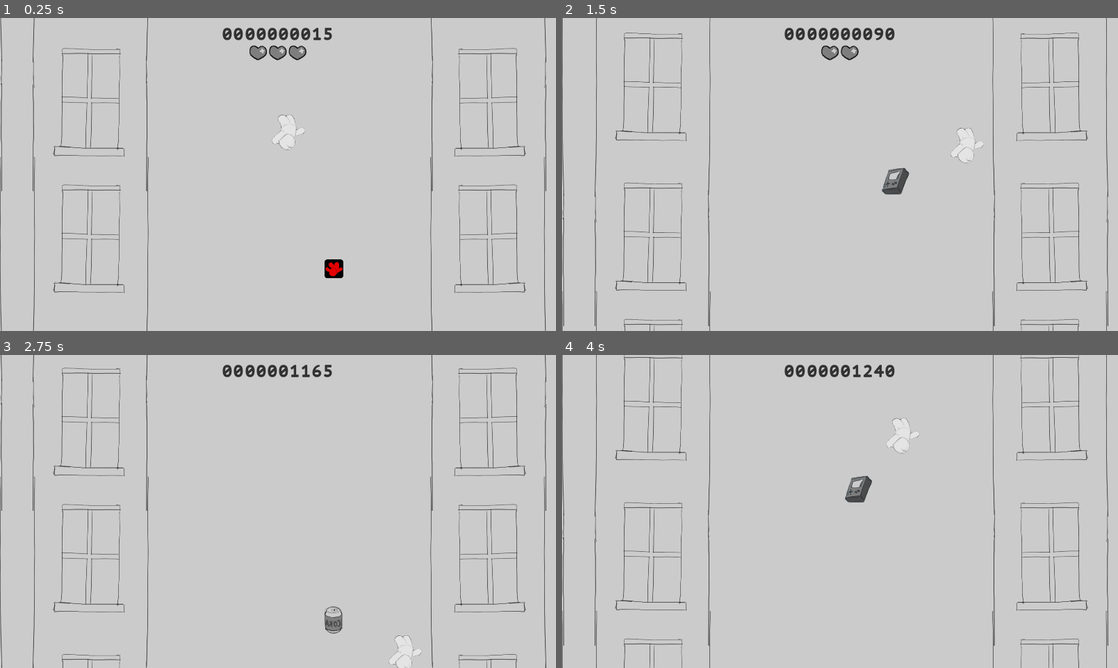
Above: before the commit, frames 1-4 (two rows, left to right).
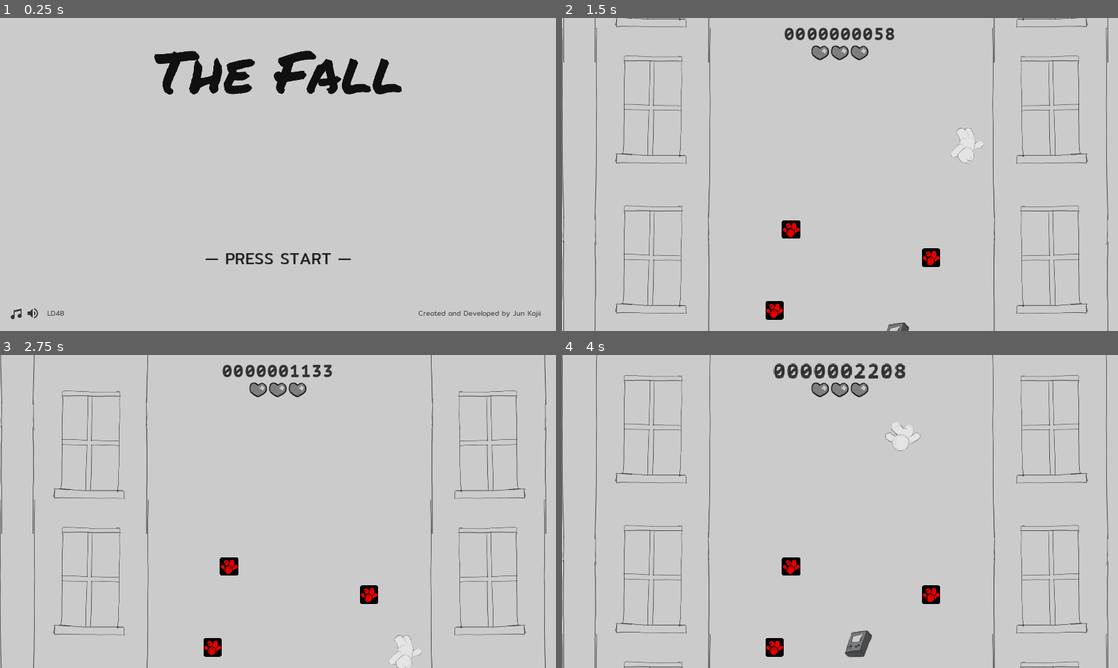
Above: after the commit, the same moments.

Repository: junkajii/LD48
Game: Godot game, scene res://src/ui/Menu.tscn
The game is run twice, just before and just after one commit, with the same random seed, the same clock (stepped at 60 frames per second) and the same inputs. Before the commit the project starts from res://Main.tscn. Sound files missing from this copy of the repository are replaced by a short silence.
Inputs (mouse positions are in pixels of both pictures, inside the frame that each line leads up to):
- Up to frame 1 (0.25 s): no input
- Up to frame 2 (1.5 s): tap Enter (ui_accept) at 0.5, 0.77, 0.8, 1.07, 1.35 s; move the mouse to (962, 158) at 0.52 s; hold D (ui_right) 0.53-1.28 s; tap End (ui_end) at 0.6 s; move the mouse to (728, 190) at 1.27 s; hold S (ui_down) from 1.28 s (still down)
- Up to frame 3 (2.75 s): tap Enter (ui_accept) at 1.52, 1.82, 2.3 s; tap End (ui_end) at 1.55, 2.1 s; move the mouse to (333, 442) at 2.02 s; release S (ui_down) at 2.03 s; hold D (ui_right) from 2.03 s (still down)
- Up to frame 4 (4 s): move the mouse to (812, 574) at 2.77 s; release D (ui_right) at 2.78 s; hold W (ui_up) 2.78-3.53 s; tap End (ui_end) at 2.85 s; tap Enter (ui_accept) at 3.02, 3.32, 3.6, 3.77 s; move the mouse to (1006, 558) at 3.52 s; hold A (ui_left) from 3.53 s (still down)

The runs differ from the first frame. In frame 1, 6.9% of the frame differs, in the area x 0-99%, y 0-100%; in frame 2, 5.0%; in frame 3, 4.8%; in frame 4, 5.9%.

Commit message:
🚧 WIP

Diff:
--- a/Enemy.gd
+++ b/Enemy.gd
@@ -1,7 +1,7 @@
 class_name Enemy
 extends Area2D
 
-const SPEED = 1000
+const SPEED = 0
 onready var audio_player = $AudioStreamPlayer2D
 
 func _process(delta):
--- /dev/null
+++ b/Enemy.tscn
@@ -0,0 +1,26 @@
+[gd_scene load_steps=5 format=2]
+
+[ext_resource path="res://icon.png" type="Texture" id=1]
+[ext_resource path="res://assets/audio/Hit_Hurt4.wav" type="AudioStream" id=2]
+[ext_resource path="res://Enemy.gd" type="Script" id=3]
+
+[sub_resource type="CircleShape2D" id=1]
+radius = 30.5694
+
+[node name="Enemy" type="Area2D"]
+position = Vector2( 1153.17, 1115.54 )
+monitoring = false
+collision_layer = 4
+script = ExtResource( 3 )
+
+[node name="Sprite" type="Sprite" parent="."]
+modulate = Color( 1, 0, 0, 1 )
+texture = ExtResource( 1 )
+
+[node name="CollisionShape2D" type="CollisionShape2D" parent="."]
+shape = SubResource( 1 )
+
+[node name="AudioStreamPlayer2D" type="AudioStreamPlayer2D" parent="."]
+stream = ExtResource( 2 )
+volume_db = -8.0
+autoplay = true
--- a/Main.tscn
+++ b/Main.tscn
@@ -1,18 +1,13 @@
-[gd_scene load_steps=12 format=2]
+[gd_scene load_steps=9 format=2]
 
 [ext_resource path="res://src/player/Player.tscn" type="PackedScene" id=1]
 [ext_resource path="res://assets/audio/LD48-theme.wav" type="AudioStream" id=2]
 [ext_resource path="res://Main.gd" type="Script" id=3]
-[ext_resource path="res://icon.png" type="Texture" id=4]
-[ext_resource path="res://Enemy.gd" type="Script" id=5]
-[ext_resource path="res://assets/audio/Hit_Hurt4.wav" type="AudioStream" id=6]
+[ext_resource path="res://Enemy.tscn" type="PackedScene" id=4]
 [ext_resource path="res://src/ui/StatusBar.tscn" type="PackedScene" id=10]
 [ext_resource path="res://building.png" type="Texture" id=12]
 [ext_resource path="res://ParallaxBackground.gd" type="Script" id=13]
 [ext_resource path="res://Spawner.tscn" type="PackedScene" id=14]
-
-[sub_resource type="CircleShape2D" id=1]
-radius = 30.5694
 
 [node name="Main" type="Node2D"]
 script = ExtResource( 3 )
@@ -49,19 +44,11 @@
 [node name="Spawner" parent="." instance=ExtResource( 14 )]
 position = Vector2( 0, 384 )
 
-[node name="Enemy" type="Area2D" parent="."]
-position = Vector2( 1153.17, 1115.54 )
-monitoring = false
-collision_layer = 4
-script = ExtResource( 5 )
+[node name="Enemy" parent="." instance=ExtResource( 4 )]
+position = Vector2( 1274.64, 827.215 )
 
-[node name="Sprite" type="Sprite" parent="Enemy"]
-modulate = Color( 1, 0, 0, 1 )
-texture = ExtResource( 4 )
+[node name="Enemy2" parent="." instance=ExtResource( 4 )]
+position = Vector2( 734.03, 1008.75 )
 
-[node name="CollisionShape2D" type="CollisionShape2D" parent="Enemy"]
-shape = SubResource( 1 )
-
-[node name="AudioStreamPlayer2D" type="AudioStreamPlayer2D" parent="Enemy"]
-stream = ExtResource( 6 )
-volume_db = -8.0
+[node name="Enemy3" parent="." instance=ExtResource( 4 )]
+position = Vector2( 791.429, 729.771 )
--- /dev/null
+++ b/SaveAndLoad.gd
@@ -0,0 +1,24 @@
+extends Node
+
+const SAVE_DATA_PATH = "res://debug/save/save_data.json"
+#const SAVE_DATA_PATH = "user://save_data.json"
+var save_data = {
+	highscore = 0
+}
+
+func save_data(save_data):
+	var json_string = to_json(save_data)
+	var save_file = File.new()
+	save_file.open(SAVE_DATA_PATH, File.WRITE)
+	save_file.store_line(json_string)
+	save_file.close()
+
+func load_data():
+	var save_file = File.new()
+	if not save_file.file_exists(SAVE_DATA_PATH):
+		return save_data
+
+	save_file.open(SAVE_DATA_PATH, File.READ)
+	var save_data = parse_json(save_file.get_as_text())
+	save_file.close()
+	return save_data
--- /dev/null
+++ b/debug/save/save_data.json
@@ -0,0 +1 @@
+{"highscore":12335}
--- /dev/null
+++ b/font-56.tres
@@ -0,0 +1,4 @@
+[gd_resource type="DynamicFontData" format=2]
+
+[resource]
+font_path = "res://assets/fonts/Mitr-Regular.ttf"
--- a/project.godot
+++ b/project.godot
@@ -27,7 +27,7 @@
 [application]
 
 config/name="LD48"
-run/main_scene="res://Main.tscn"
+run/main_scene="res://src/ui/Menu.tscn"
 boot_splash/image="res://LD48-logo.png"
 boot_splash/fullsize=false
 boot_splash/bg_color=Color( 0.133333, 0.133333, 0.133333, 1 )
@@ -36,6 +36,7 @@
 [autoload]
 
 Background="res://src/ui/Background.tscn"
+SaveAndLoad="*res://SaveAndLoad.gd"
 
 [display]
 
--- a/src/collectables/Coin.tscn
+++ b/src/collectables/Coin.tscn
@@ -5,6 +5,7 @@
 [ext_resource path="res://assets/audio/sfx-coin.wav" type="AudioStream" id=3]
 
 [sub_resource type="CircleShape2D" id=1]
+radius = 45.9959
 
 [node name="Coin" type="Area2D"]
 script = ExtResource( 2 )
--- a/src/collectables/Gameboy.tscn
+++ b/src/collectables/Gameboy.tscn
@@ -4,7 +4,9 @@
 [ext_resource path="res://src/collectables/Collectable.gd" type="Script" id=2]
 [ext_resource path="res://assets/audio/sfx-gameboy.wav" type="AudioStream" id=3]
 
-[sub_resource type="CircleShape2D" id=1]
+[sub_resource type="CapsuleShape2D" id=1]
+radius = 32.8776
+height = 29.3735
 
 [node name="Gameboy" type="Area2D"]
 script = ExtResource( 2 )
@@ -16,6 +18,7 @@
 texture = ExtResource( 1 )
 
 [node name="CollisionShape2D" type="CollisionShape2D" parent="."]
+rotation = 0.26529
 shape = SubResource( 1 )
 
 [node name="VisibilityNotifier2D" type="VisibilityNotifier2D" parent="."]
--- a/src/collectables/HotDog.tscn
+++ b/src/collectables/HotDog.tscn
@@ -4,7 +4,9 @@
 [ext_resource path="res://src/collectables/Collectable.gd" type="Script" id=2]
 [ext_resource path="res://assets/audio/sfx-food.wav" type="AudioStream" id=3]
 
-[sub_resource type="CircleShape2D" id=1]
+[sub_resource type="CapsuleShape2D" id=1]
+radius = 25.0833
+height = 44.175
 
 [node name="HotDog" type="Area2D"]
 script = ExtResource( 2 )
@@ -16,6 +18,7 @@
 texture = ExtResource( 1 )
 
 [node name="CollisionShape2D" type="CollisionShape2D" parent="."]
+rotation = 1.05767
 shape = SubResource( 1 )
 
 [node name="VisibilityNotifier2D" type="VisibilityNotifier2D" parent="."]
--- a/src/collectables/Pill.tscn
+++ b/src/collectables/Pill.tscn
@@ -4,7 +4,9 @@
 [ext_resource path="res://src/collectables/Collectable.gd" type="Script" id=2]
 [ext_resource path="res://assets/audio/sfx-pill.wav" type="AudioStream" id=3]
 
-[sub_resource type="CircleShape2D" id=1]
+[sub_resource type="CapsuleShape2D" id=1]
+radius = 25.4729
+height = 51.0881
 
 [node name="Pill" type="Area2D"]
 script = ExtResource( 2 )
@@ -16,6 +18,7 @@
 texture = ExtResource( 1 )
 
 [node name="CollisionShape2D" type="CollisionShape2D" parent="."]
+rotation = 0.794125
 shape = SubResource( 1 )
 
 [node name="VisibilityNotifier2D" type="VisibilityNotifier2D" parent="."]
--- a/src/collectables/Soda.tscn
+++ b/src/collectables/Soda.tscn
@@ -4,7 +4,9 @@
 [ext_resource path="res://src/collectables/Collectable.gd" type="Script" id=2]
 [ext_resource path="res://assets/audio/sfx-food.wav" type="AudioStream" id=3]
 
-[sub_resource type="CircleShape2D" id=1]
+[sub_resource type="CapsuleShape2D" id=1]
+radius = 31.5
+height = 31.0
 
 [node name="Soda" type="Area2D"]
 script = ExtResource( 2 )
--- a/src/player/Player.gd
+++ b/src/player/Player.gd
@@ -19,8 +19,8 @@
 func _process(_delta):
 	position.x = clamp(position.x, 570, 1400)
 	position.y = clamp(position.y, 50, 1030)
-	if Input.is_action_just_pressed("ui_end"):
-		main.statusbar.damage()
+#	if Input.is_action_just_pressed("ui_end"):
+#		main.statusbar.damage()
 
 func _physics_process(delta):
 	input.x = Input.get_action_strength("ui_right") - Input.get_action_strength("ui_left")
@@ -39,6 +39,7 @@
 	if area is Enemy:
 		area.visible = false
 		main.statusbar.damage()
+		area.play_sfx()
 	if area is Collectable:
 		area.play_sfx()
 		area.visible = false
--- /dev/null
+++ b/src/ui/GameOver.gd
@@ -0,0 +1,11 @@
+extends Control
+
+onready var score = $Score
+
+func _ready():
+	var save_data = SaveAndLoad.load_data()
+	score.text = str("%010d" % save_data.highscore)
+
+func _process(_delta):
+	if Input.is_action_just_pressed("ui_accept"):
+		get_tree().change_scene("res://src/ui/Menu.tscn")
--- /dev/null
+++ b/src/ui/GameOver.tscn
@@ -0,0 +1,77 @@
+[gd_scene load_steps=6 format=2]
+
+[ext_resource path="res://src/ui/GameOver.gd" type="Script" id=1]
+[ext_resource path="res://font-56.tres" type="DynamicFontData" id=2]
+
+[sub_resource type="DynamicFont" id=1]
+size = 56
+font_data = ExtResource( 2 )
+
+[sub_resource type="DynamicFont" id=2]
+size = 56
+font_data = ExtResource( 2 )
+
+[sub_resource type="DynamicFont" id=3]
+size = 96
+font_data = ExtResource( 2 )
+
+[node name="GameOver" type="Control"]
+anchor_right = 1.0
+anchor_bottom = 1.0
+script = ExtResource( 1 )
+__meta__ = {
+"_edit_use_anchors_": false
+}
+
+[node name="Text" type="Label" parent="."]
+anchor_top = 0.5
+anchor_right = 1.0
+anchor_bottom = 0.5
+margin_top = 244.071
+margin_bottom = 333.071
+custom_fonts/font = SubResource( 1 )
+custom_colors/font_color = Color( 0.2, 0.2, 0.2, 1 )
+text = "Press Enter to back to menu"
+align = 1
+__meta__ = {
+"_edit_use_anchors_": false
+}
+
+[node name="High Score" type="Label" parent="."]
+anchor_top = 0.5
+anchor_right = 1.0
+anchor_bottom = 0.5
+margin_top = -250.29
+margin_bottom = -161.29
+custom_fonts/font = SubResource( 2 )
+custom_colors/font_color = Color( 0.2, 0.2, 0.2, 1 )
+text = "High Score"
+align = 1
+
+[node name="ThankYou" type="Label" parent="."]
+anchor_top = 0.5
+anchor_right = 1.0
+anchor_bottom = 0.5
+margin_top = -363.555
+margin_bottom = -274.555
+custom_fonts/font = SubResource( 2 )
+custom_colors/font_color = Color( 0.2, 0.2, 0.2, 1 )
+text = "Thank You for Playing"
+align = 1
+__meta__ = {
+"_edit_use_anchors_": false
+}
+
+[node name="Score" type="Label" parent="."]
+anchor_top = 0.5
+anchor_right = 1.0
+anchor_bottom = 0.5
+margin_top = -153.705
+margin_bottom = -1.7052
+custom_fonts/font = SubResource( 3 )
+custom_colors/font_color = Color( 0.2, 0.2, 0.2, 1 )
+text = "0000000"
+align = 1
+__meta__ = {
+"_edit_use_anchors_": false
+}
--- a/src/ui/Menu.gd
+++ b/src/ui/Menu.gd
@@ -3,6 +3,10 @@
 onready var btn_music = $Control/ButtonMusic
 onready var btn_sfx = $Control/ButtonSFX
 onready var btn_pressstart = $Control/PressStart
+
+func _process(_delta):
+	if Input.is_action_just_pressed("ui_accept"):
+		get_tree().change_scene("res://Main.tscn")
 
 func _on_ButtonSFX_toggled(button_pressed):
 	var audio_player = $Control/ButtonSFX/AudioStreamPlayer
--- a/src/ui/StatusBar.gd
+++ b/src/ui/StatusBar.gd
@@ -1,6 +1,6 @@
 extends CanvasLayer
 
-onready var score_label = $MarginContainer/CenterContainer/VBoxContainer/Score
+onready var score_label = $Score
 onready var anim = $AnimationPlayer
 #onready var health_bar = $HealthBar
 var score = 0
@@ -16,6 +16,12 @@
 #	score_label.text = str("%010d" % score)
 	# + bounce
 
+func save_score():
+	var save_data = SaveAndLoad.load_data()
+	if score > save_data.highscore:
+		save_data.highscore = score
+		SaveAndLoad.save_data(save_data)
+
 func damage() -> void:
 	var hearts = $HealthBar.get_children()
 	if damage_count == 0:
@@ -25,5 +31,6 @@
 		hearts[1].visible = false
 		damage_count += 1
 	else:
+		save_score()
 		hearts[2].visible = false
-		print("GAME OVER")
+		get_tree().change_scene("res://src/ui/GameOver.tscn")
--- a/src/ui/StatusBar.tscn
+++ b/src/ui/StatusBar.tscn
@@ -1,8 +1,24 @@
-[gd_scene load_steps=7 format=2]
+[gd_scene load_steps=6 format=2]
 
-[ext_resource path="res://icon.png" type="Texture" id=1]
 [ext_resource path="res://assets/sprites/heart.png" type="Texture" id=2]
 [ext_resource path="res://src/ui/StatusBar.gd" type="Script" id=3]
+
+[sub_resource type="Animation" id=3]
+resource_name = "bounce_score"
+length = 0.1
+step = 0.01
+tracks/0/type = "value"
+tracks/0/path = NodePath("Score:rect_scale")
+tracks/0/interp = 1
+tracks/0/loop_wrap = true
+tracks/0/imported = false
+tracks/0/enabled = true
+tracks/0/keys = {
+"times": PoolRealArray( 0, 0.05, 0.1 ),
+"transitions": PoolRealArray( 1, -2, 1 ),
+"update": 0,
+"values": [ Vector2( 1, 1 ), Vector2( 1.3, 1.3 ), Vector2( 1, 1 ) ]
+}
 
 [sub_resource type="DynamicFontData" id=1]
 font_path = "res://assets/fonts/PTMono-Regular.ttf"
@@ -14,90 +30,9 @@
 extra_spacing_char = 5
 font_data = SubResource( 1 )
 
-[sub_resource type="Animation" id=3]
-resource_name = "bounce_score"
-length = 0.1
-step = 0.01
-tracks/0/type = "value"
-tracks/0/path = NodePath("MarginContainer/CenterContainer/VBoxContainer/Score:rect_scale")
-tracks/0/interp = 1
-tracks/0/loop_wrap = true
-tracks/0/imported = false
-tracks/0/enabled = true
-tracks/0/keys = {
-"times": PoolRealArray( 0, 0.05, 0.1 ),
-"transitions": PoolRealArray( 1, -2, 1 ),
-"update": 0,
-"values": [ Vector2( 1, 1 ), Vector2( 1.3, 1.3 ), Vector2( 1, 1 ) ]
-}
-
 [node name="StatusBar" type="CanvasLayer"]
 layer = -127
 script = ExtResource( 3 )
-
-[node name="MarginContainer" type="MarginContainer" parent="."]
-anchor_right = 1.0
-margin_top = 24.0
-__meta__ = {
-"_edit_use_anchors_": false
-}
-
-[node name="CenterContainer" type="CenterContainer" parent="MarginContainer"]
-margin_right = 1920.0
-margin_bottom = 64.0
-__meta__ = {
-"_edit_use_anchors_": false
-}
-
-[node name="VBoxContainer" type="VBoxContainer" parent="MarginContainer/CenterContainer"]
-margin_left = 826.0
-margin_right = 1094.0
-margin_bottom = 64.0
-alignment = 1
-
-[node name="Score" type="Label" parent="MarginContainer/CenterContainer/VBoxContainer"]
-margin_right = 268.0
-margin_bottom = 64.0
-rect_pivot_offset = Vector2( 134, 32 )
-custom_fonts/font = SubResource( 2 )
-custom_colors/font_color = Color( 0.2, 0.2, 0.2, 1 )
-text = "1000000"
-align = 1
-__meta__ = {
-"_edit_use_anchors_": false
-}
-
-[node name="CenterContainer" type="CenterContainer" parent="MarginContainer/CenterContainer/VBoxContainer"]
-visible = false
-margin_top = 68.0
-margin_right = 268.0
-margin_bottom = 132.0
-
-[node name="Life" type="HBoxContainer" parent="MarginContainer/CenterContainer/VBoxContainer/CenterContainer"]
-margin_left = 18.0
-margin_right = 250.0
-margin_bottom = 64.0
-custom_constants/separation = 20
-__meta__ = {
-"_edit_use_anchors_": false
-}
-
-[node name="TextureRect" type="TextureRect" parent="MarginContainer/CenterContainer/VBoxContainer/CenterContainer/Life"]
-margin_right = 64.0
-margin_bottom = 64.0
-texture = ExtResource( 1 )
-
-[node name="TextureRect2" type="TextureRect" parent="MarginContainer/CenterContainer/VBoxContainer/CenterContainer/Life"]
-margin_left = 84.0
-margin_right = 148.0
-margin_bottom = 64.0
-texture = ExtResource( 1 )
-
-[node name="TextureRect3" type="TextureRect" parent="MarginContainer/CenterContainer/VBoxContainer/CenterContainer/Life"]
-margin_left = 168.0
-margin_right = 232.0
-margin_bottom = 64.0
-texture = ExtResource( 1 )
 
 [node name="ScoreTimer" type="Timer" parent="."]
 wait_time = 0.01
@@ -133,4 +68,21 @@
 margin_bottom = 64.0
 texture = ExtResource( 2 )
 
+[node name="Score" type="Label" parent="."]
+anchor_left = 0.5
+anchor_right = 0.5
+margin_left = -960.0
+margin_top = 24.0
+margin_right = 960.0
+margin_bottom = 88.0
+rect_pivot_offset = Vector2( 960, 32 )
+size_flags_vertical = 1
+custom_fonts/font = SubResource( 2 )
+custom_colors/font_color = Color( 0.2, 0.2, 0.2, 1 )
+text = "1000000"
+align = 1
+__meta__ = {
+"_edit_use_anchors_": false
+}
+
 [connection signal="timeout" from="ScoreTimer" to="." method="_on_ScoreTimer_timeout"]
Binary file changed: icon.png
